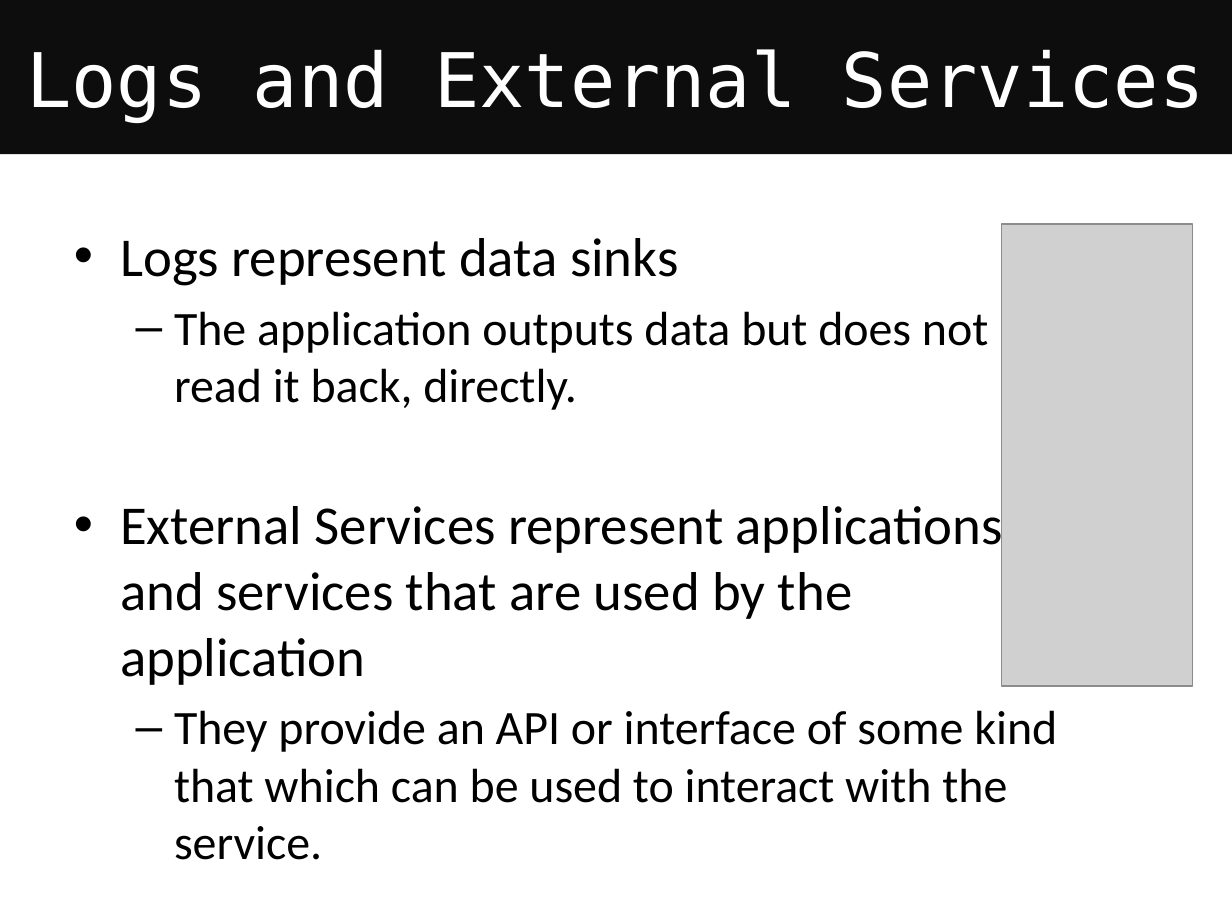
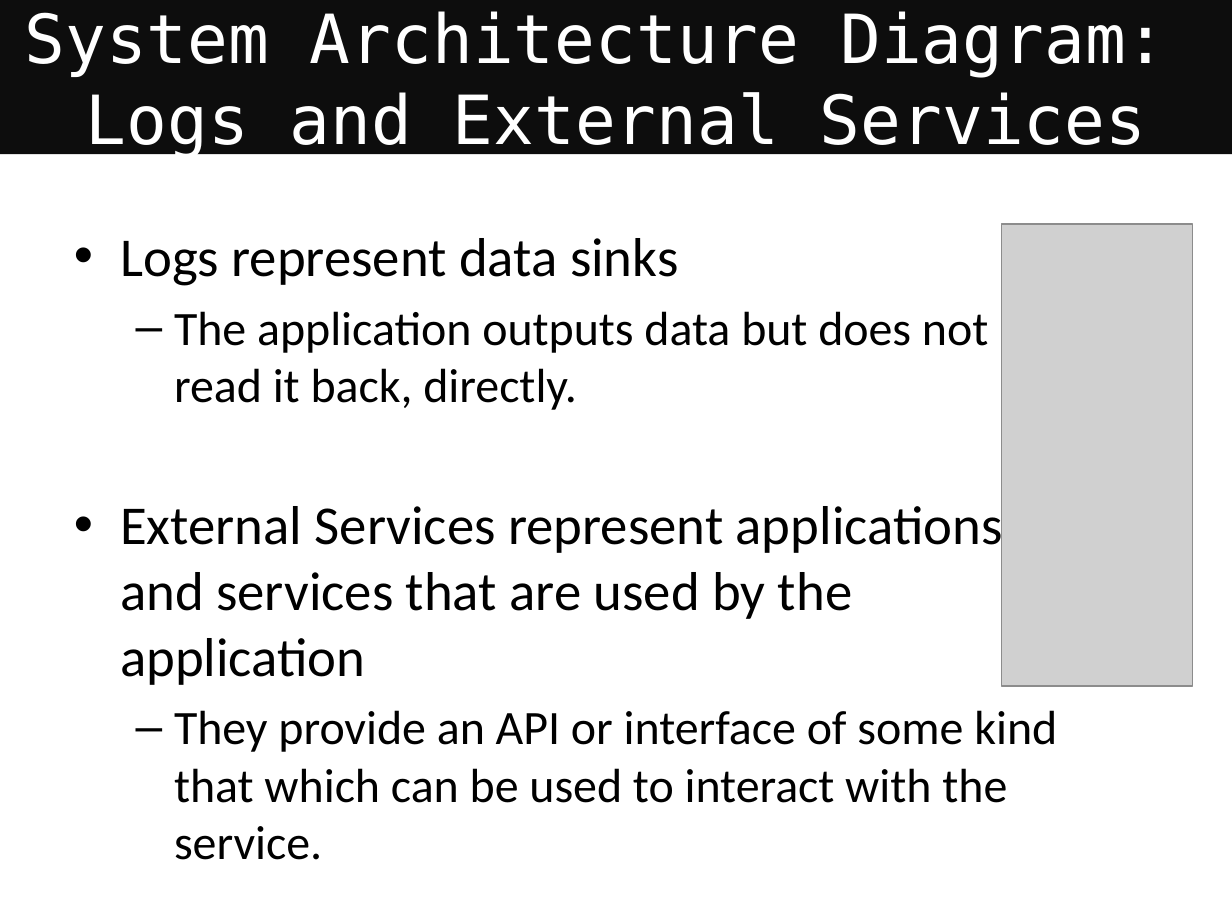
Before and after one commit to neverbiasu/awesome-uofg-msc-cs, a slide deck: slide 49 of materials/semester-2/COMPSCI5012-internet-technology/lectures/L1-IntroSysArchDBInfoArch.pptx (slide 48 before the commit). Drawn at 1232x924 pixels with LibreOffice and Linux fonts; fonts in the diff are those of the drawing; grey boxes stand for pictures. Boxes give left, top, right and bottom in pixels: in the first picture for what was removed or moved away, otherwise in the second. Text is boxed around its words. In the diff, an @@ line names an element or a change of style, - is before the commit and + after.

```diff
--- a/materials/semester-2/COMPSCI5012-internet-technology/lectures/L1-IntroSysArchDBInfoArch.pptx
+++ b/materials/semester-2/COMPSCI5012-internet-technology/lectures/L1-IntroSysArchDBInfoArch.pptx
@@ title at [24, 11, 1166, 159]: text changed; size 44 to 39.6 pt @@
-Logs and External Services
+System Architecture Diagram:
+Logs and External Services
```
Also in this commit, not shown: 10 other slides changed, 2 slides added, 10 other files.
